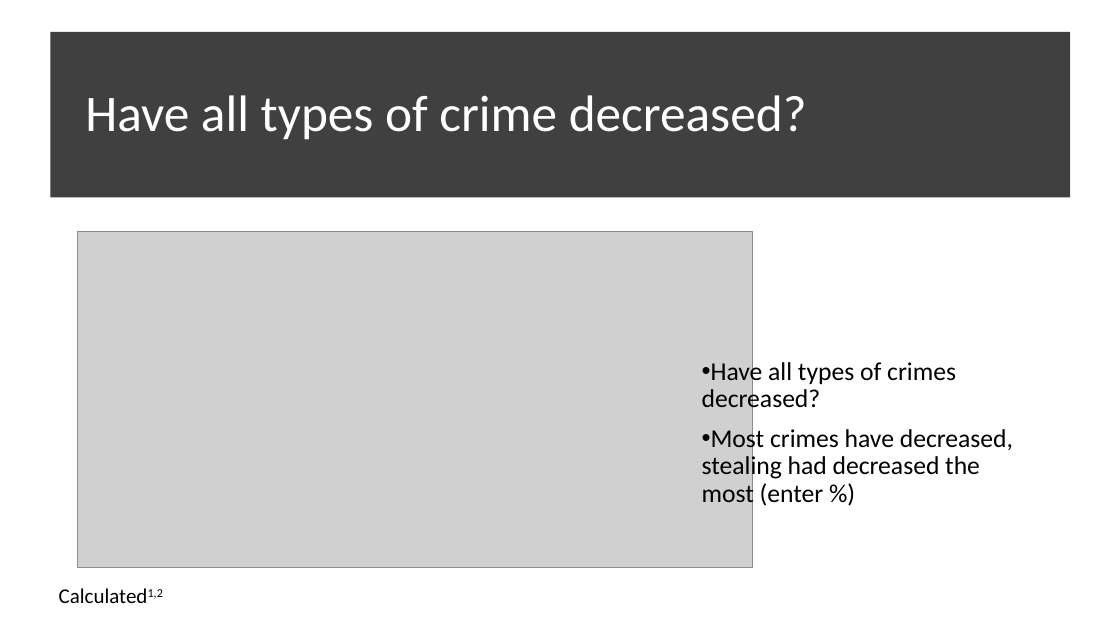
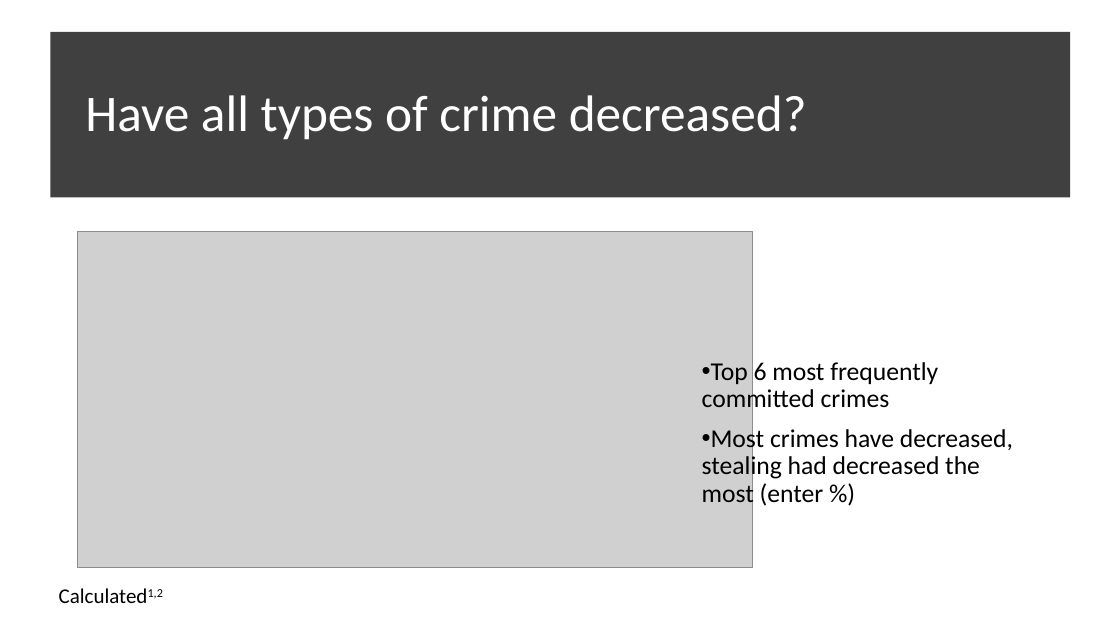
Before and after one commit to FernB/WACrimeRatesCovid19, a slide deck: slide 4 of Presentation1.pptx. Drawn at 1120x630 pixels with LibreOffice and Linux fonts; fonts in the diff are those of the drawing; grey boxes stand for pictures. Boxes give left, top, right and bottom in pixels: in the first picture for what was removed or moved away, otherwise in the second. Text is boxed around its words. In the diff, an @@ line names an element or a change of style, - is before the commit and + after.

```diff
--- a/Presentation1.pptx
+++ b/Presentation1.pptx
@@ text at (702,362,938,413): text changed @@
-• Have all types of crimes decreased?
+• Top 6 most frequently committed crimes
```
Also in this commit, not shown: 2 other slides changed.
